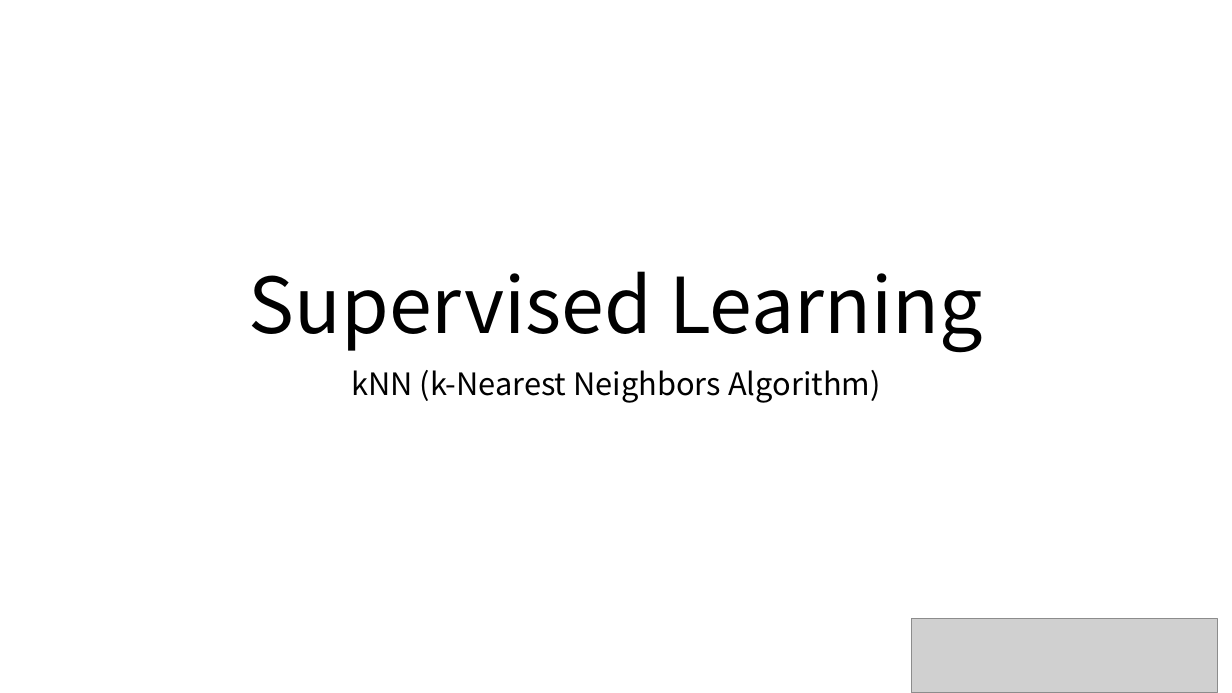
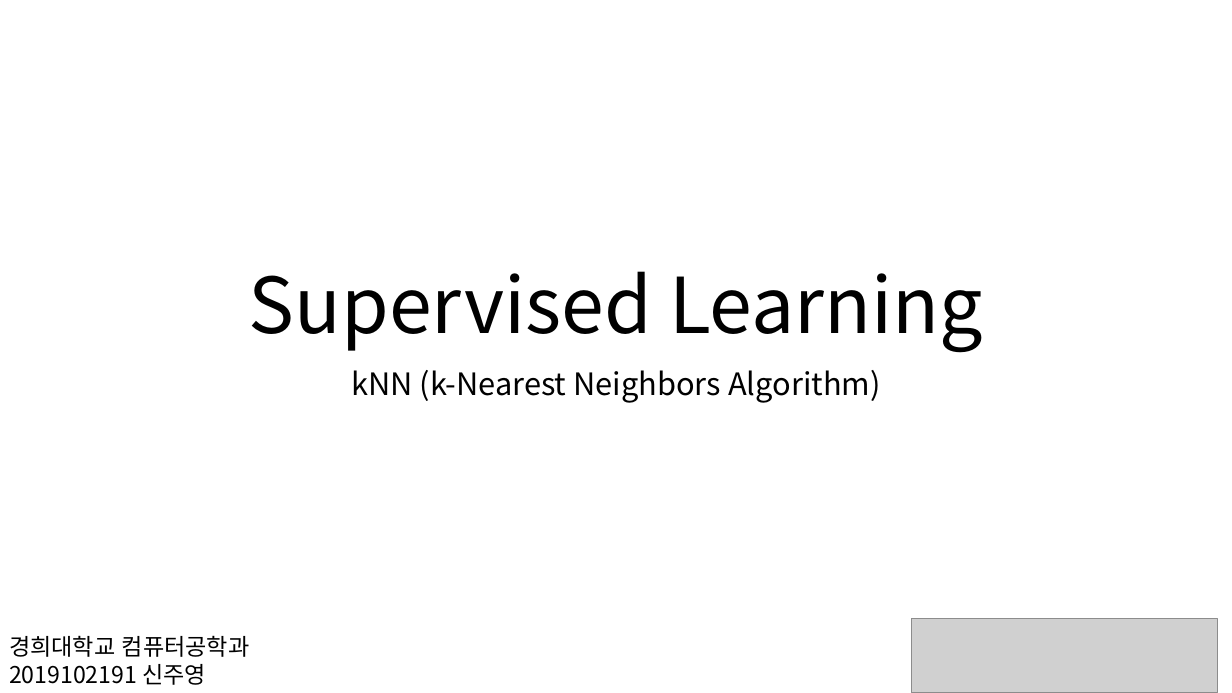
Before and after one commit to majorWallet/Machine_Learning_Algorithms_Library, a slide deck: slide 73 of 2_Supervised_Learning.pptx. Drawn at 1232x693 pixels with LibreOffice and Linux fonts; fonts in the diff are those of the drawing; grey boxes stand for pictures. Boxes give left, top, right and bottom in pixels: in the first picture for what was removed or moved away, otherwise in the second. Text is boxed around its words. In the diff, an @@ line names an element or a change of style, - is before the commit and + after.

```diff
--- a/2_Supervised_Learning.pptx
+++ b/2_Supervised_Learning.pptx
@@ text added at box(9, 635, 250, 685), 18 pt, text #000000 @@
+경희대학교 컴퓨터공학과
+2019102191 신주영
```
Also in this commit, not shown: 8 other slides changed, 48 other files.
